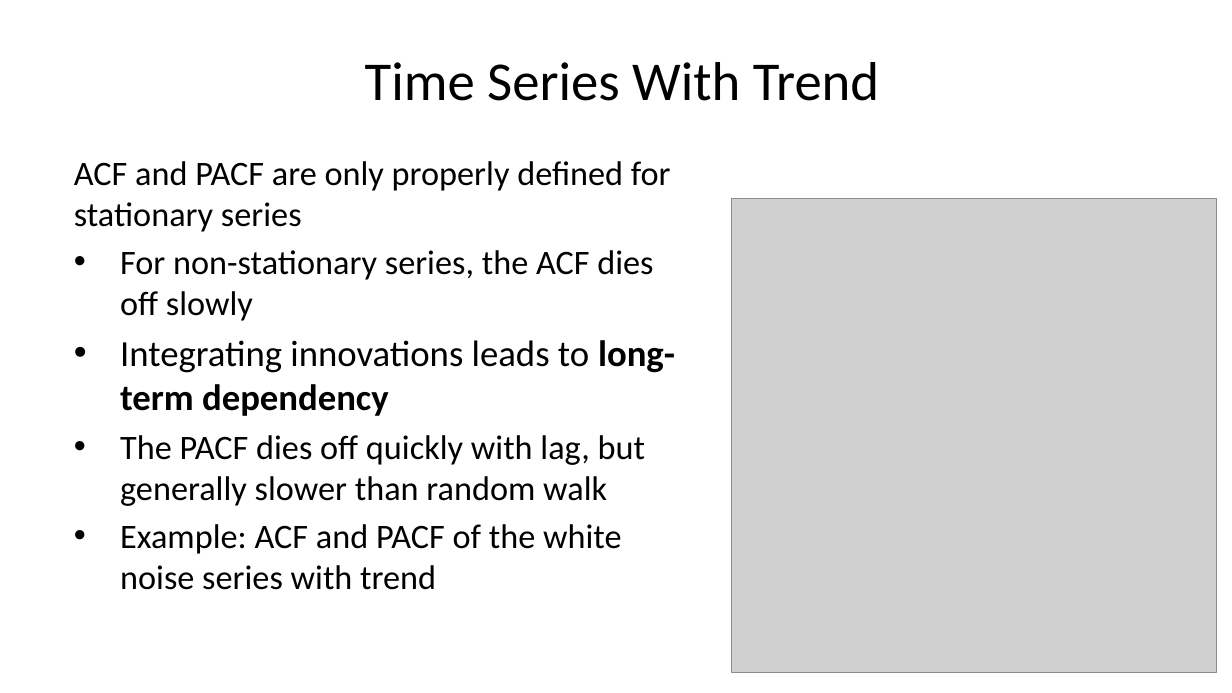
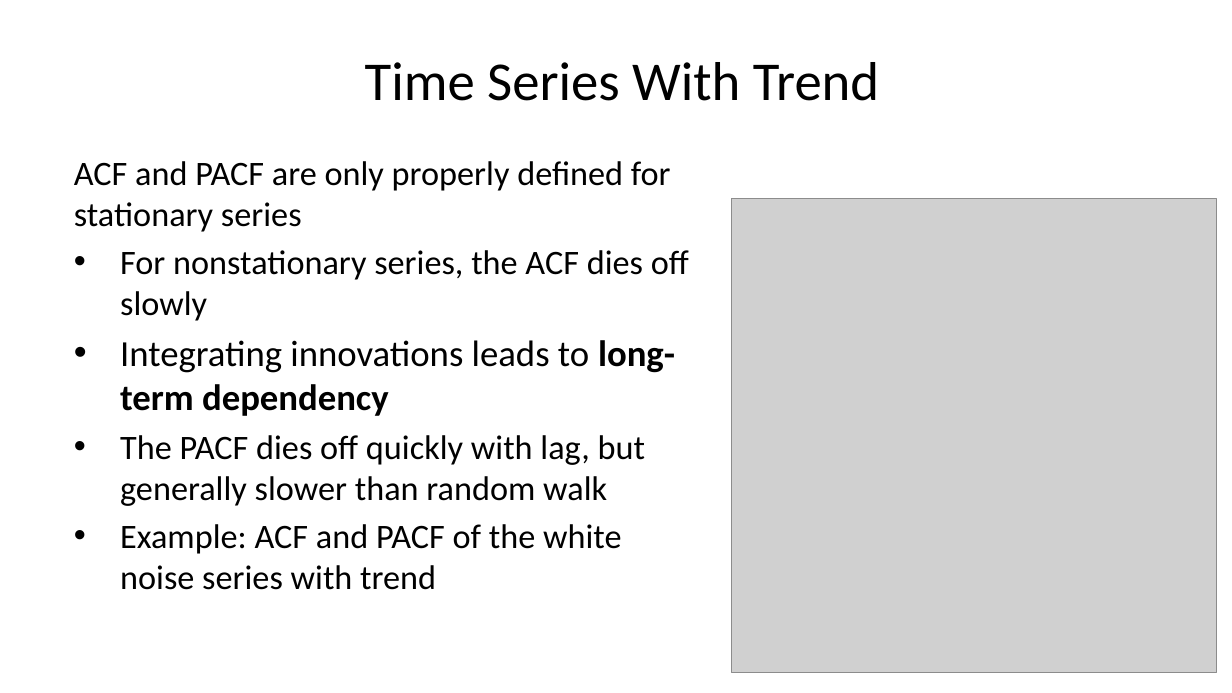
Before and after one commit to StephenElston/CSCI-E-83, a slide deck: slide 35 of LectureSlides/11_PropertiesOfTimeSeries.pptx. Drawn at 1232x693 pixels with LibreOffice and Linux fonts; fonts in the diff are those of the drawing; grey boxes stand for pictures. Boxes give left, top, right and bottom in pixels: in the first picture for what was removed or moved away, otherwise in the second. Text is boxed around its words. In the diff, an @@ line names an element or a change of style, - is before the commit and + after.

```diff
--- a/LectureSlides/11_PropertiesOfTimeSeries.pptx
+++ b/LectureSlides/11_PropertiesOfTimeSeries.pptx
@@ text at (120, 250, 689, 321): text changed @@
-• For non-stationary series, the ACF dies off slowly
+• For nonstationary series, the ACF dies off slowly
```
Also in this commit, not shown: 7 other slides changed.
